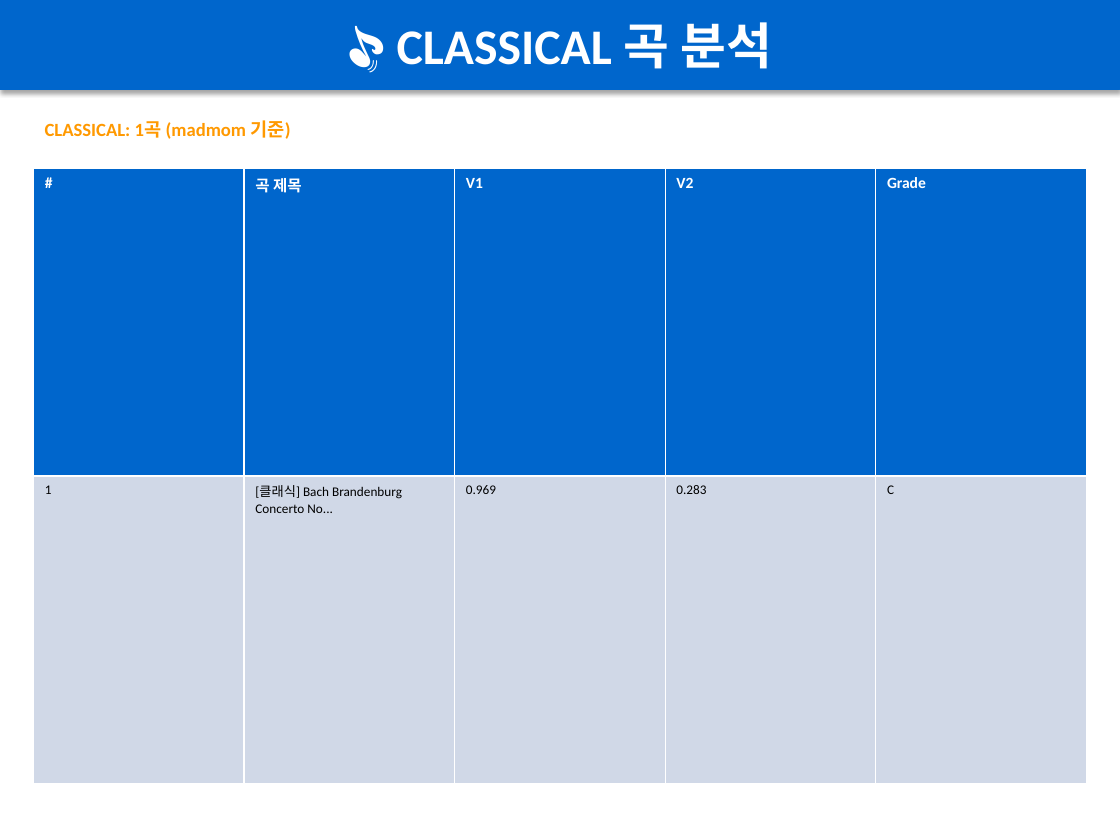
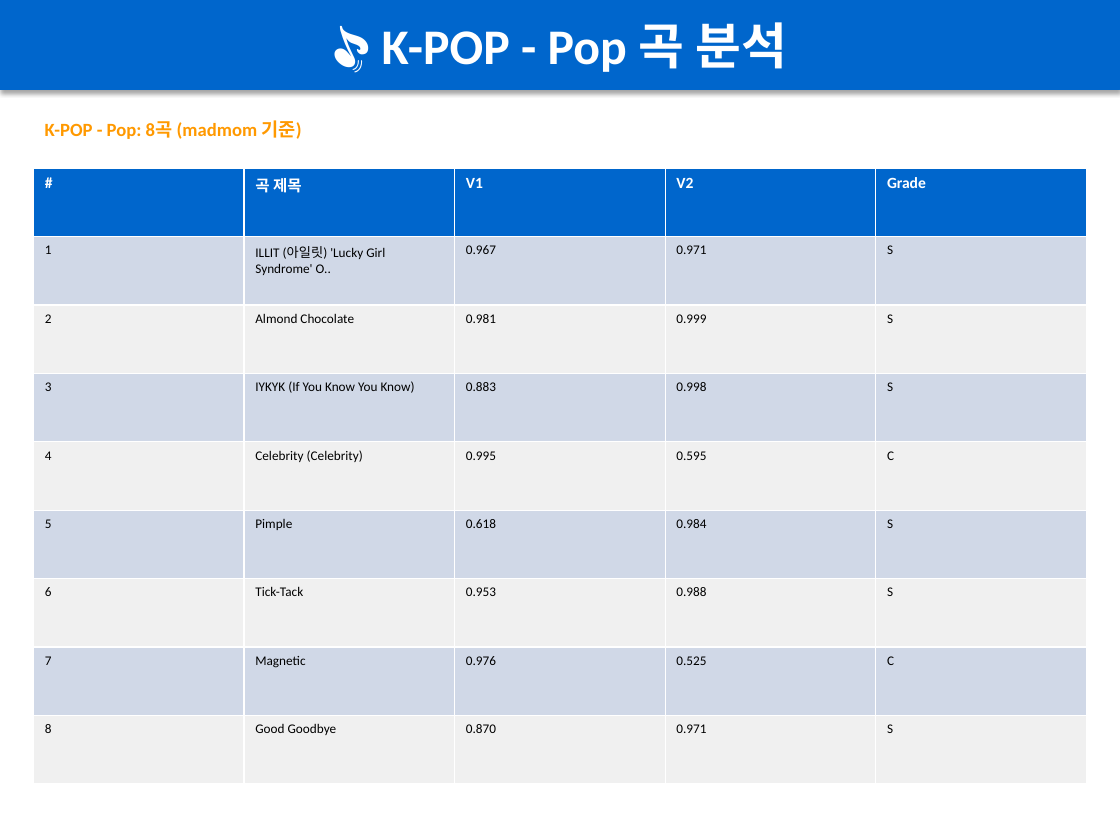
Before and after one commit to ryanDonsi/Light-Stick-Music, a slide deck: slide 4 of docs/BeatDetector_Genre_Analysis.pptx (slide 6 before the commit). Drawn at 1120x840 pixels with LibreOffice and Linux fonts; fonts in the diff are those of the drawing. Boxes give left, top, right and bottom in pixels: in the first picture for what was removed or moved away, otherwise in the second. Text is boxed around its words. In the diff, an @@ line names an element or a change of style, - is before the commit and + after.

```diff
--- a/docs/BeatDetector_Genre_Analysis.pptx
+++ b/docs/BeatDetector_Genre_Analysis.pptx
@@ text in rectangle at [382,22,787,72]: text changed @@
-🎵 CLASSICAL 곡 분석
+🎵 K-POP - Pop 곡 분석
@@ text at [45,120,302,139]: text changed @@
-CLASSICAL: 1곡 (madmom 기준)
+K-POP - Pop: 8곡 (madmom 기준)
@@ table at [34,168,1086,784] @@
-row 2: 1 | [클래식] Bach Brandenburg Concerto No... | 0.969 | 0.283 | C
+row 2: 1 | ILLIT (아일릿) 'Lucky Girl Syndrome' O.. | 0.967 | 0.971 | S
+row 3: 2 | Almond Chocolate | 0.981 | 0.999 | S
+row 4: 3 | IYKYK (If You Know You Know) | 0.883 | 0.998 | S
+row 5: 4 | Celebrity (Celebrity) | 0.995 | 0.595 | C
+row 6: 5 | Pimple | 0.618 | 0.984 | S
+row 7: 6 | Tick-Tack | 0.953 | 0.988 | S
+row 8: 7 | Magnetic | 0.976 | 0.525 | C
+row 9: 8 | Good Goodbye | 0.870 | 0.971 | S
```
Also in this commit, not shown: 6 other slides changed.
